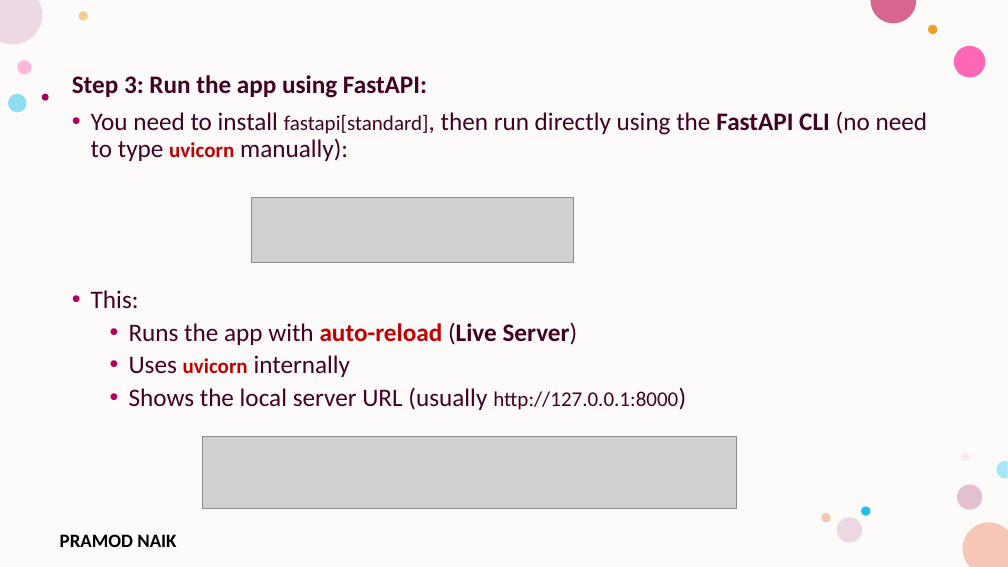
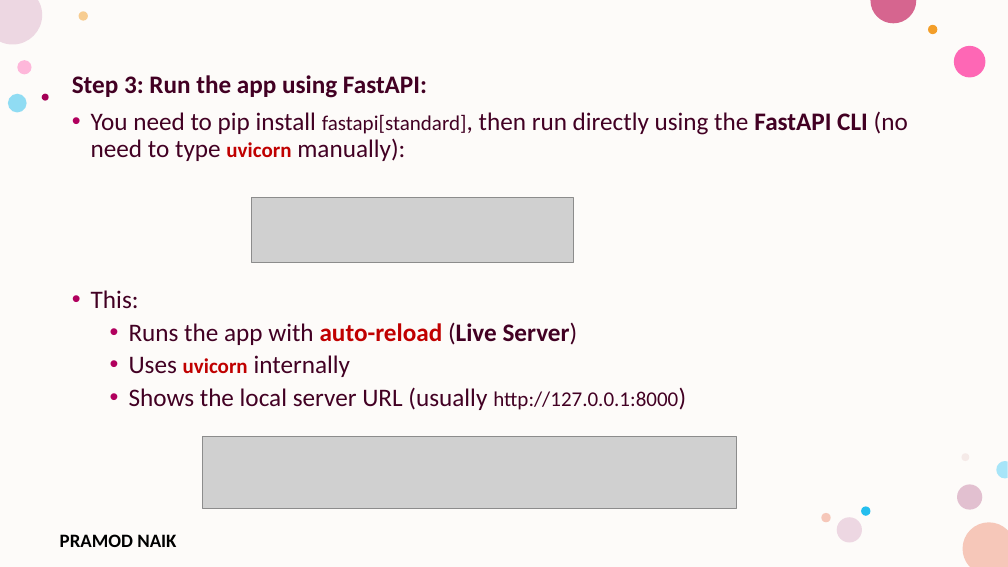
Before and after one commit to PRAMODNAIK-DEV/Backend-Dev-using-Python-FastAPI, a slide deck: slide 9 of FastAPI/Introduction to FastAPI.pptx. Drawn at 1008x567 pixels with LibreOffice and Linux fonts; fonts in the diff are those of the drawing; grey boxes stand for pictures; background and template pictures are left out. Boxes give left, top, right and bottom in pixels: in the first picture for what was removed or moved away, otherwise in the second. Text is boxed around its words. In the diff, an @@ line names an element or a change of style, - is before the commit and + after.

```diff
--- a/FastAPI/Introduction to FastAPI.pptx
+++ b/FastAPI/Introduction to FastAPI.pptx
@@ text at (91, 111, 908, 161): text changed @@
-• You need to install fastapi[standard], then run directly using the FastAPI CLI (no need to type uvicorn manually):
+• You need to pip install fastapi[standard], then run directly using the FastAPI CLI (no need to type uvicorn manually):
```
Also in this commit, not shown: 5 other slides changed, 27 slides added, 5 slides removed, 2 other files.
